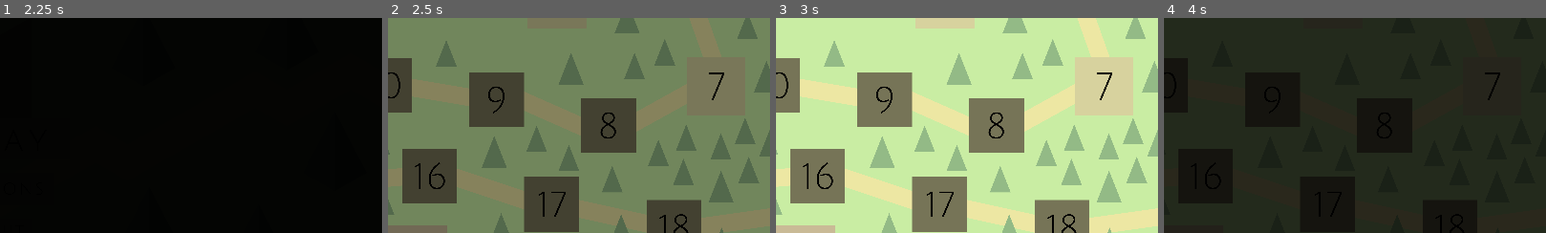
Above: before the commit, frames 1-4 (left to right).
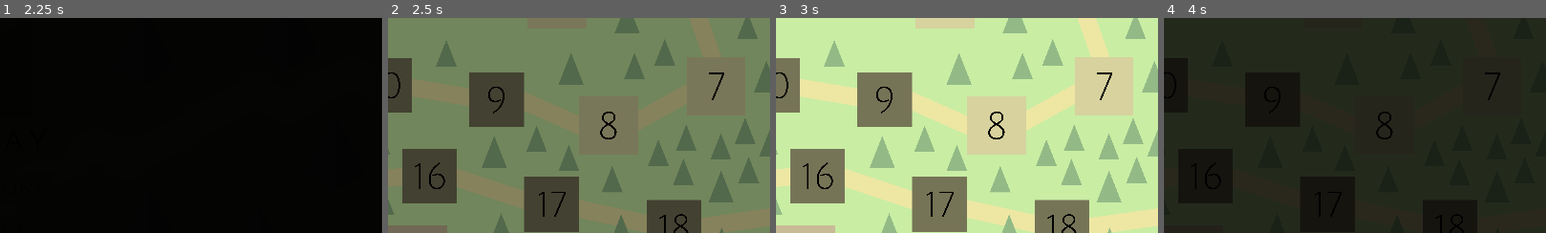
Above: after the commit, the same moments.

Repository: Jnight1104/Iso-Journey
Game: Godot game, scene res://Scenes/Main_menu.tscn
Same seed, same stepped clock (60 frames per second), same inputs: the game is played once before the commit and once after it. Sound files missing from this copy of the repository are replaced by a short silence.
Inputs (mouse positions are % of the whole screen's width and height, from its top left):
- Up to frame 1 (2.25 s): click (50, 66) at 0.5 s; click (50, 66) at 1.25 s; click (50, 66) at 2 s
- Up to frame 2 (2.5 s): no input
- Up to frame 3 (3 s): click (79, 63) at 2.77 s
- Up to frame 4 (4 s): click (10, 31) at 3.5 s
The pictures show only the part of the screen within x 50-100%, y 38-88%; the shares and areas given below are measured in that part.

Frame 1 is identical in both runs. In frame 2, 3.5% of the frame differs, in the area x 50-65%, y 37-63%; in frame 3, 4.0%, in the area x 50-66%, y 36-64%; in frame 4, less than 0.1%.

Commit message:
Implemented level 8

Diff:
--- a/Scenes/Level_select_menu.tscn
+++ b/Scenes/Level_select_menu.tscn
@@ -11,6 +11,7 @@
 [ext_resource type="Texture2D" uid="uid://c2514kqxjkr0n" path="res://Assets/Level 6.png" id="8_6alqi"]
 [ext_resource type="Texture2D" uid="uid://dkyrcv5ncsbt0" path="res://Assets/Restart button.png" id="9_01q75"]
 [ext_resource type="Texture2D" uid="uid://ci3a83gdbf3ji" path="res://Assets/Level 7.png" id="9_qpu48"]
+[ext_resource type="Texture2D" uid="uid://bslrx2v5ur1eh" path="res://Assets/Level 8.png" id="10_m21p4"]
 [ext_resource type="FontFile" uid="uid://cc6oei8kggppy" path="res://Assets/JuliusSansOne-Regular.ttf" id="10_to804"]
 [ext_resource type="Texture2D" uid="uid://1a1ecbu4xgqf" path="res://Assets/Confirm button.png" id="11_14mo1"]
 
@@ -102,6 +103,28 @@
 scale = Vector2(0.16, 0.16)
 icon = ExtResource("9_qpu48")
 flat = true
+
+[node name="Level_8" type="Button" parent="."]
+layout_mode = 0
+offset_left = 864.0
+offset_top = 365.0
+offset_right = 1424.0
+offset_bottom = 925.0
+scale = Vector2(0.16, 0.16)
+icon = ExtResource("10_m21p4")
+flat = true
+
+[node name="Level_9" type="Button" parent="."]
+visible = false
+layout_mode = 0
+offset_right = 8.0
+offset_bottom = 8.0
+
+[node name="Level_10" type="Button" parent="."]
+visible = false
+layout_mode = 0
+offset_right = 8.0
+offset_bottom = 8.0
 
 [node name="Back" type="Button" parent="."]
 layout_mode = 0
@@ -198,6 +221,9 @@
 [connection signal="button_up" from="Level_7" to="." method="_level_7_pressed"]
 [connection signal="mouse_entered" from="Level_7" to="." method="_level_7_mouse_entered"]
 [connection signal="mouse_exited" from="Level_7" to="." method="_on_level_7_mouse_exited"]
+[connection signal="button_up" from="Level_8" to="." method="_level_8_pressed"]
+[connection signal="mouse_entered" from="Level_8" to="." method="_level_8_mouse_entered"]
+[connection signal="mouse_exited" from="Level_8" to="." method="_level_8_mouse_exited"]
 [connection signal="button_up" from="Back" to="." method="_back_button_pressed"]
 [connection signal="mouse_entered" from="Back" to="." method="_back_mouse_entered"]
 [connection signal="mouse_exited" from="Back" to="." method="_back_mouse_exited"]
--- a/Scripts/level_select_menu.gd
+++ b/Scripts/level_select_menu.gd
@@ -16,6 +16,7 @@
 const FIVE: int = 5
 const SIX: int = 6
 const SEVEN: int = 7
+const EIGHT: int = 8
 var fade: Color = Color(0, 0, 0, 1)
 var fade_target: float = 0.0
 
@@ -40,6 +41,8 @@
 		$Level_6.hide()
 	if global.levels_unlocked < SEVEN:
 		$Level_7.hide()
+	if global.levels_unlocked < EIGHT:
+		$Level_8.hide()
 
 
 func _process(delta):
@@ -160,6 +163,8 @@
 			get_tree().change_scene_to_file("res://Scenes/Level_6.tscn")
 		elif global.level == SEVEN:
 			get_tree().change_scene_to_file("res://Scenes/Level_7.tscn")
+		elif global.level == EIGHT:
+			get_tree().change_scene_to_file("res://Scenes/Level_8.tscn")
 
 
 func _reset_progress_pressed():
@@ -182,6 +187,7 @@
 	$Level_5.hide()
 	$Level_6.hide()
 	$Level_7.hide()
+	$Level_8.hide()
 	$Reset_tab.hide()
 
 
@@ -233,3 +239,18 @@
 
 func _on_level_7_mouse_exited():
 	$Level_7.set_modulate(NORMAL)
+
+
+func _level_8_pressed():
+	global.level = EIGHT
+	$Fade.show()
+	fade_target = FADE_IN
+	$Fade_timer.start(FADE_TIME)
+
+
+func _level_8_mouse_entered():
+	$Level_8.set_modulate(DARKENED)
+
+
+func _level_8_mouse_exited():
+	$Level_8.set_modulate(NORMAL)
--- a/Scripts/save.tres
+++ b/Scripts/save.tres
@@ -7,4 +7,4 @@
 fast_mode = false
 music_on = true
 sound_on = true
-levels_unlocked = 8
+levels_unlocked = 9
--- a/Scripts/win_screen.gd
+++ b/Scripts/win_screen.gd
@@ -7,7 +7,7 @@
 const FADE_OUT: float = 0.0
 const FADE_SCALE: float = 4.0
 const FADE_TIME: float = 1.0
-const FINAL_LEVEL: int = 7
+const FINAL_LEVEL: int = 8
 const PLUS_ONE: int = 1
 var fade: Color = Color(0, 0, 0, 1)
 var fade_target: float = 0.0
@@ -79,6 +79,9 @@
 			elif global.level == 6:
 				global.level = 7
 				get_tree().change_scene_to_file("res://Scenes/Level_7.tscn")
+			elif global.level == 7:
+				global.level = 8
+				get_tree().change_scene_to_file("res://Scenes/Level_8.tscn")
 		else:
 			get_tree().change_scene_to_file("res://Scenes/Level_select_menu.tscn")
 
Not shown: 1 places in Scenes/Level_select_menu.tscn that only renumber resources
